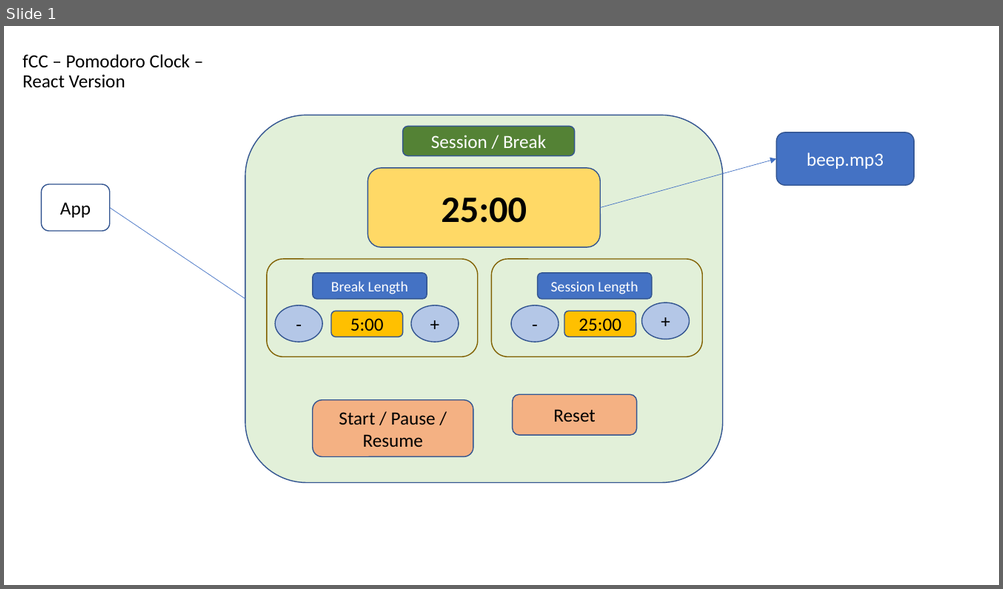
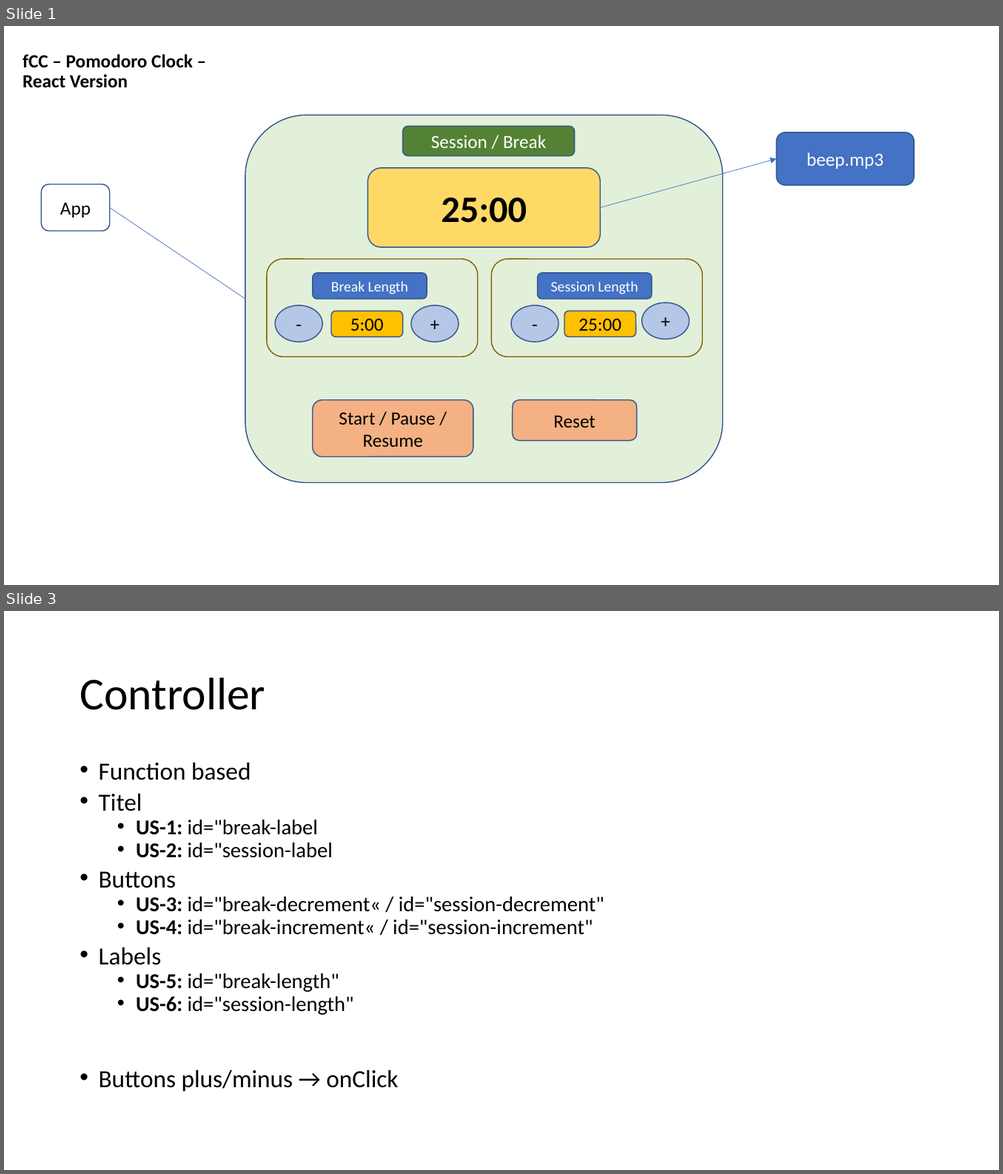
Before and after one commit to deweis/fcc-pomodoro, a slide deck: sketch.pptx. Shown one above the other, each under a label of ours: slide 1 before the commit, slides 1 and 3 after it; the slides between them are not shown. The pictures are 1003x589 and 1003x1174 pixels, drawn with LibreOffice and Linux fonts; fonts in the diff are those of the drawing. Boxes give left, top, right and bottom in pixels: in the first picture for what was removed or moved away, otherwise in the second. Text is boxed around its words. In the diff, an @@ line names an element or a change of style, - is before the commit and + after.

```diff
--- a/sketch.pptx
+++ b/sketch.pptx
@@ slide 3 added at box(4, 611, 999, 1170), background #FFFFFF @@
@@ title added at box(79, 678, 265, 710), 44 pt, text #000000 @@
+Controller
@@ text added at box(99, 763, 604, 1092), 20.4 pt, text #000000 @@
+• Function based
+• Titel
+  • US-1: id="break-label
+  • US-2: id="session-label
+• Buttons
+  • US-3: id="break-decrement« / id="session-decrement"
+  • US-4: id="break-increment« / id="session-increment"
+• Labels
+  • US-5: id="break-length"
+  • US-6: id="session-length"
+• Buttons plus/minus → onClick
@@ slide 1 changed as well @@
@@ title "fCC – Pomodoro Clock – ..." at box(22, 54, 193, 88): bold on @@
@@ rounded rectangle "Reset": place and size @@
-rounded rectangle "Reset" at box(512, 395, 637, 435)
+rounded rectangle "Reset" at box(512, 400, 637, 441)
```
Also in this commit, not shown: 1 other slide added.
